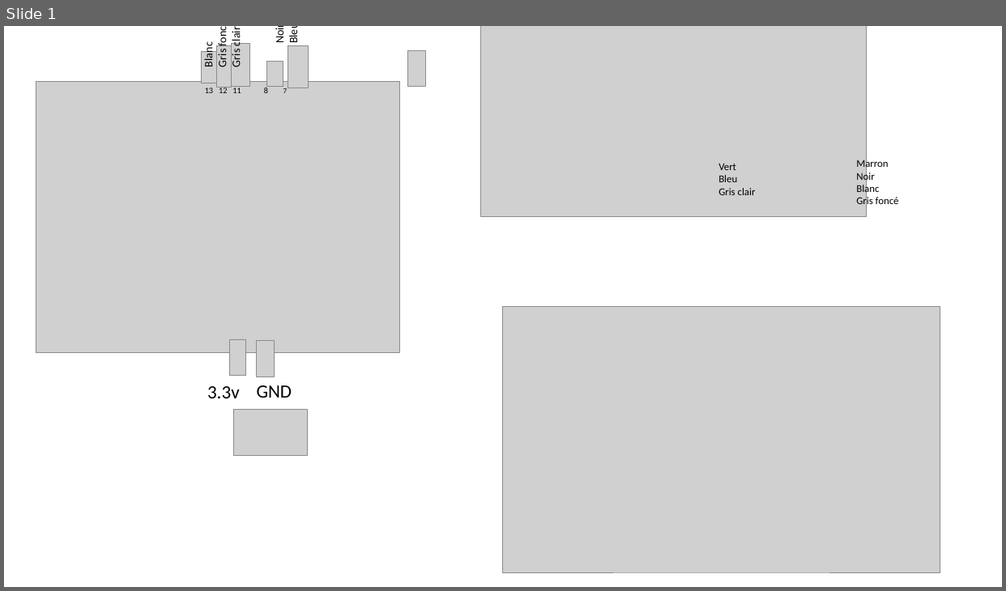
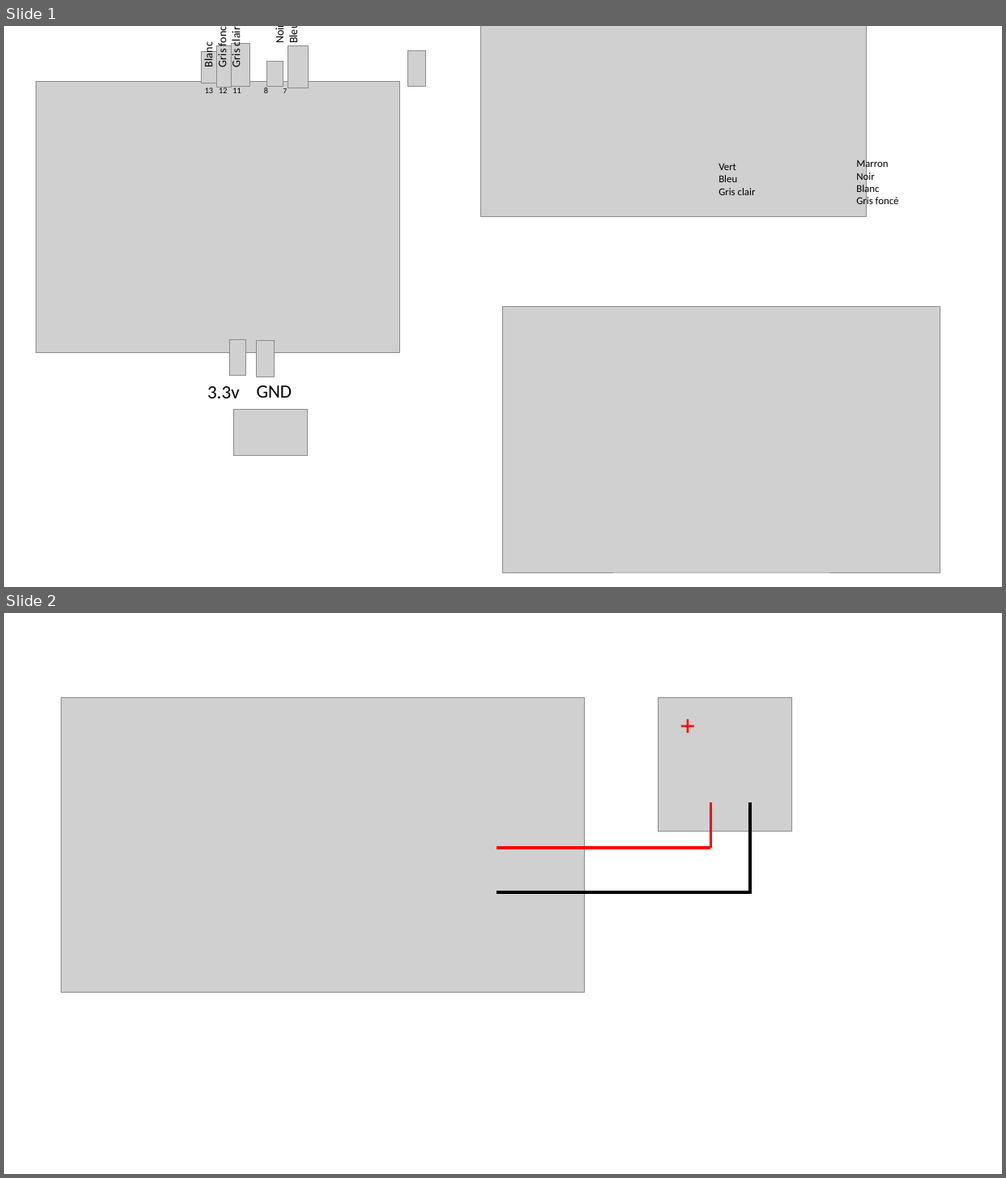
Before and after one commit to Marmouset-69/IOT, a slide deck: docs/Gravitrax/Arduino-code/cablage.pptx. Shown one above the other, each under a label of ours: slide 1 before the commit, slides 1 and 2 after it. The pictures are 1006x591 and 1006x1178 pixels, drawn with LibreOffice and Linux fonts; fonts in the diff are those of the drawing; grey boxes stand for pictures. Boxes give left, top, right and bottom in pixels: in the first picture for what was removed or moved away, otherwise in the second. Text is boxed around its words. In the diff, an @@ line names an element or a change of style, - is before the commit and + after.

```diff
--- a/docs/Gravitrax/Arduino-code/cablage.pptx
+++ b/docs/Gravitrax/Arduino-code/cablage.pptx
@@ slide 2 added at [4, 613, 1002, 1174], background #FFFFFF @@
@@ picture added at [61, 697, 585, 993] @@
@@ picture added at [658, 697, 792, 832] @@
@@ text added at [673, 703, 703, 746], 28 pt, text #FF0000 @@
++
@@ line added from (710, 803) to (710, 848), #FF0000 3 pt @@
@@ line added from (750, 803) to (750, 894), #000000 3 pt @@
@@ line added from (710, 848) to (496, 848), #FF0000 3 pt @@
@@ line added from (750, 892) to (496, 892), #000000 3 pt @@
```
Also in this commit, not shown: 2 other slides added, 17 other files.
